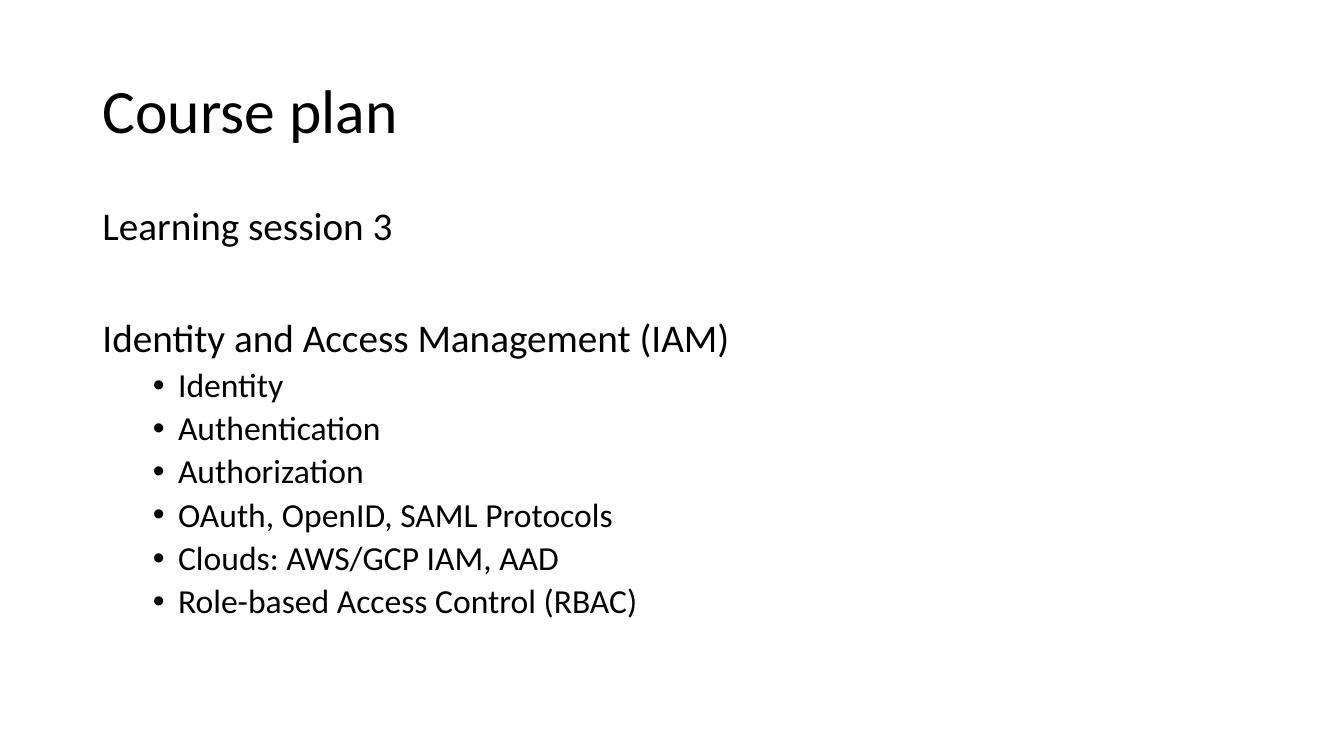
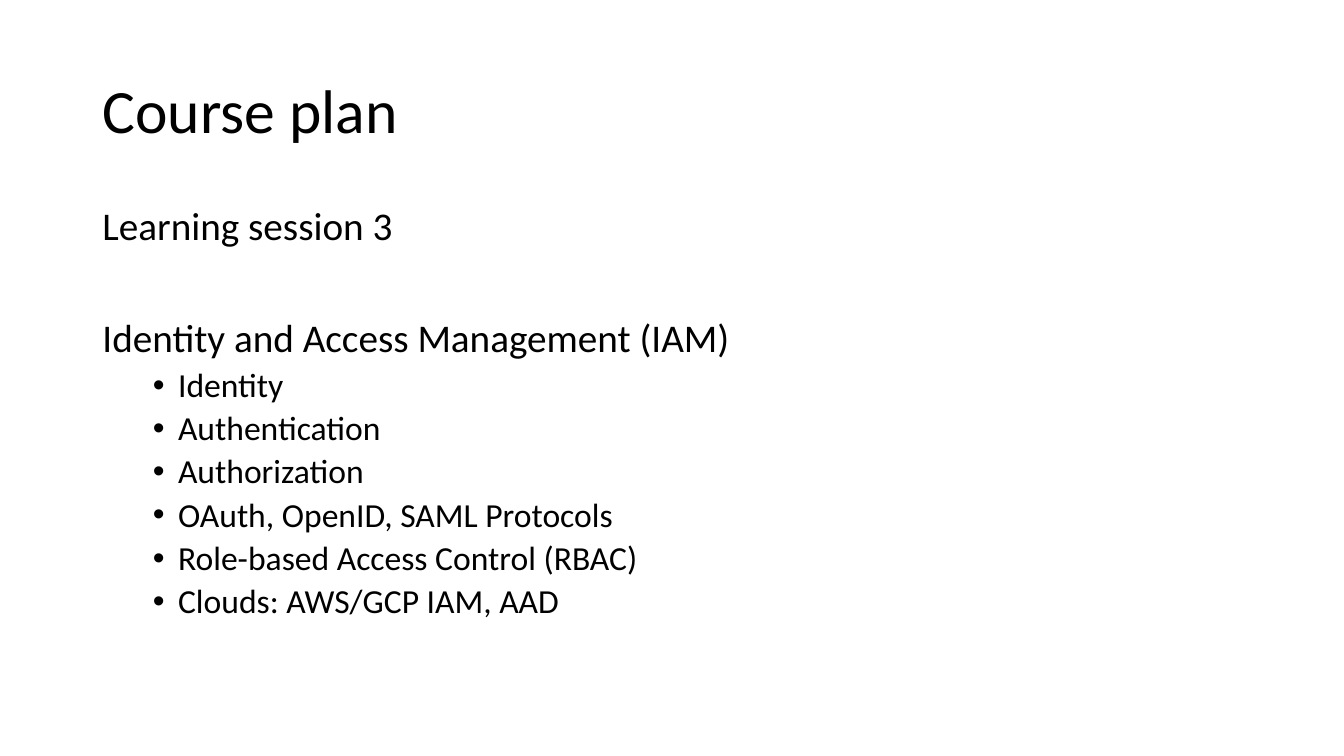
Before and after one commit to v1r7u/cloud_computing_old, a slide deck: slide 11 of presentations/01_Introduction.pptx. Drawn at 1344x756 pixels with LibreOffice and Linux fonts; fonts in the diff are those of the drawing. Boxes give left, top, right and bottom in pixels: in the first picture for what was removed or moved away, otherwise in the second. Text is boxed around its words. In the diff, an @@ line names an element or a change of style, - is before the commit and + after.

```diff
--- a/presentations/01_Introduction.pptx
+++ b/presentations/01_Introduction.pptx
@@ text at <box>178,545,638,575</box>: paragraph added @@
+  • Role-based Access Control (RBAC)
@@ text at <box>178,588,638,618</box>: paragraph removed @@
-  • Role-based Access Control (RBAC)
```
Also in this commit, not shown: 3 other slides changed, 8 other files.
